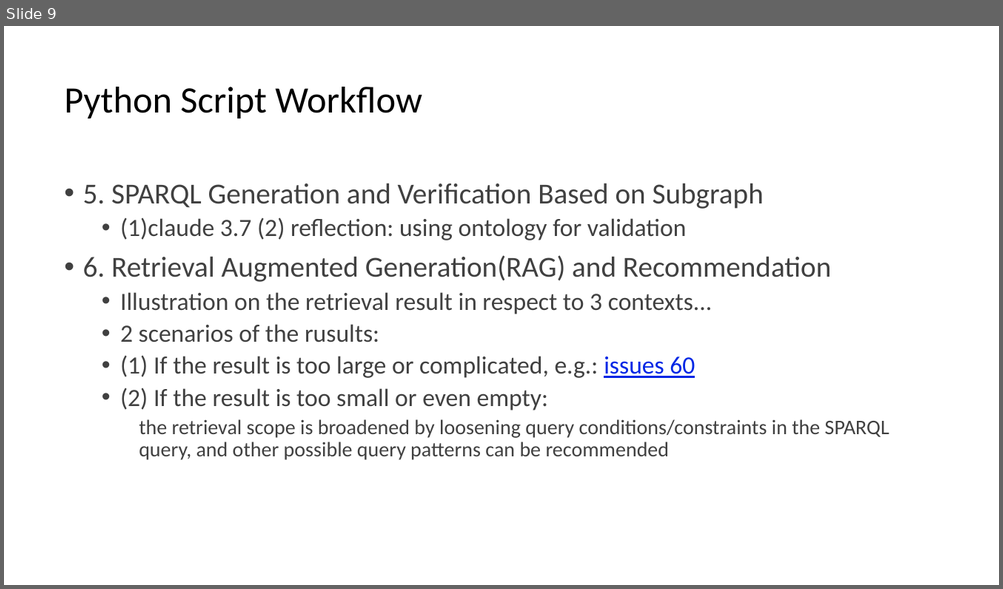
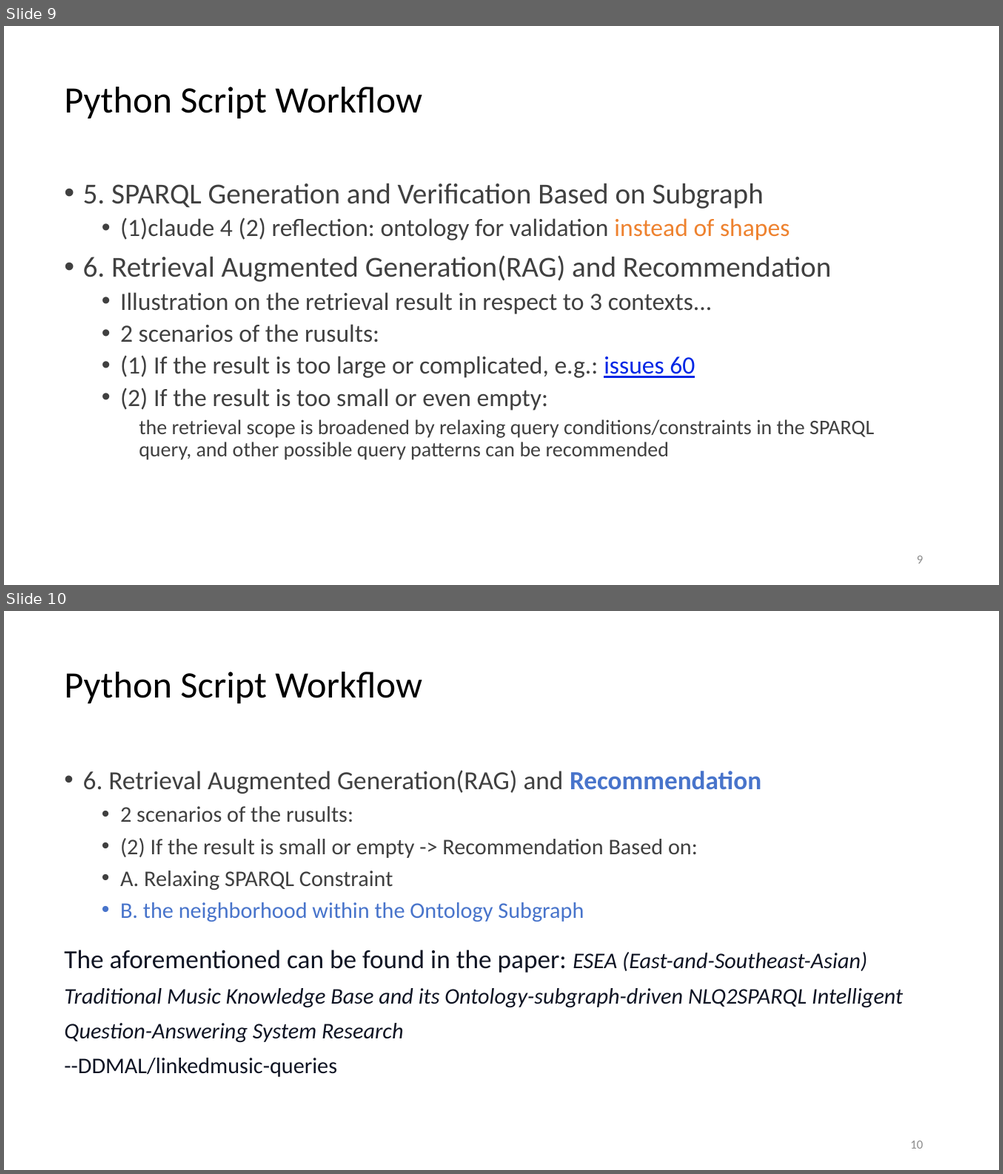
Before and after one commit to DDMAL/linkedmusic-queries, a slide deck: handOver_generalReviewOf_LinkedMusicQueries2024-2025.pptx. Shown one above the other, each under a label of ours: slide 9 before the commit, slides 9 and 10 after it. The pictures are 1003x589 and 1003x1174 pixels, drawn with LibreOffice and Linux fonts; fonts in the diff are those of the drawing. Boxes give left, top, right and bottom in pixels: in the first picture for what was removed or moved away, otherwise in the second. Text is boxed around its words. In the diff, an @@ line names an element or a change of style, - is before the commit and + after.

```diff
--- a/handOver_generalReviewOf_LinkedMusicQueries2024-2025.pptx
+++ b/handOver_generalReviewOf_LinkedMusicQueries2024-2025.pptx
@@ slide 10 added at (x1=4, y1=611, x2=999, y2=1170), background #FFFFFF @@
@@ title added at (x1=64, y1=672, x2=422, y2=703), 36 pt, text #000000 @@
+Python Script Workflow
@@ text added at (x1=64, y1=770, x2=902, y2=1077), 21.6 pt, text #0F1423 @@
+• 6. Retrieval Augmented Generation(RAG) and Recommendation
+  • 2 scenarios of the rusults:
+  • (2) If the result is small or empty -> Recommendation Based on:
+  • A. Relaxing SPARQL Constraint
+  • B. the neighborhood within the Ontology Subgraph
+The aforementioned can be found in the paper: ESEA (East-and-Southeast-Asian) Traditional Music Knowledge Base and its Ontology-subgraph-driven NLQ2SPARQL Intelligent Question-Answering System Research
+--DDMAL/linkedmusic-queries
@@ page number added at (x1=910, y1=1141, x2=922, y2=1149), 12 pt, text #8C8C8C @@
+10
@@ slide 9 changed as well @@
@@ text at (x1=120, y1=218, x2=789, y2=241): text changed @@
-  • (1)claude 3.7 (2) reflection: using ontology for validation
+  • (1)claude 4 (2) reflection: ontology for validation instead of shapes
@@ text at (x1=139, y1=420, x2=874, y2=460): text changed @@
-    the retrieval scope is broadened by loosening query conditions/constraints in the SPARQL query, and other possible query patterns can be recommended
+    the retrieval scope is broadened by relaxing query conditions/constraints in the SPARQL query, and other possible query patterns can be recommended
@@ page number added at (x1=916, y1=556, x2=922, y2=564), 12 pt, text #8C8C8C @@
+9
```
Also in this commit, not shown: 13 other slides changed, 2 other slides added, 2 other files.
